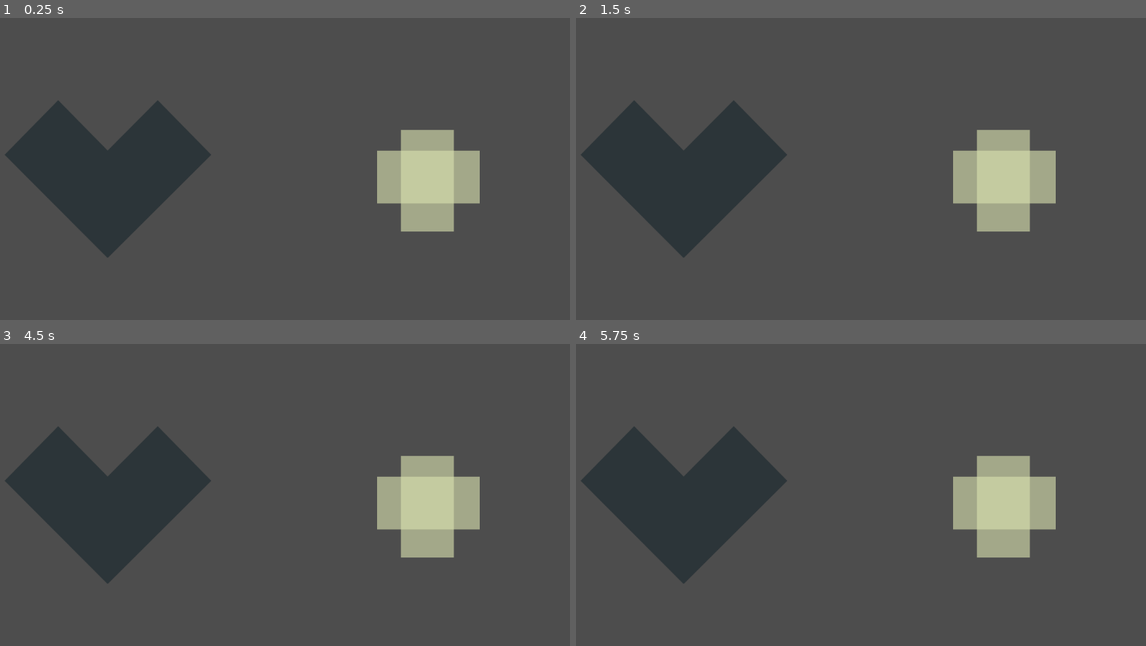
Above: before the commit, frames 1-4 (two rows, left to right).
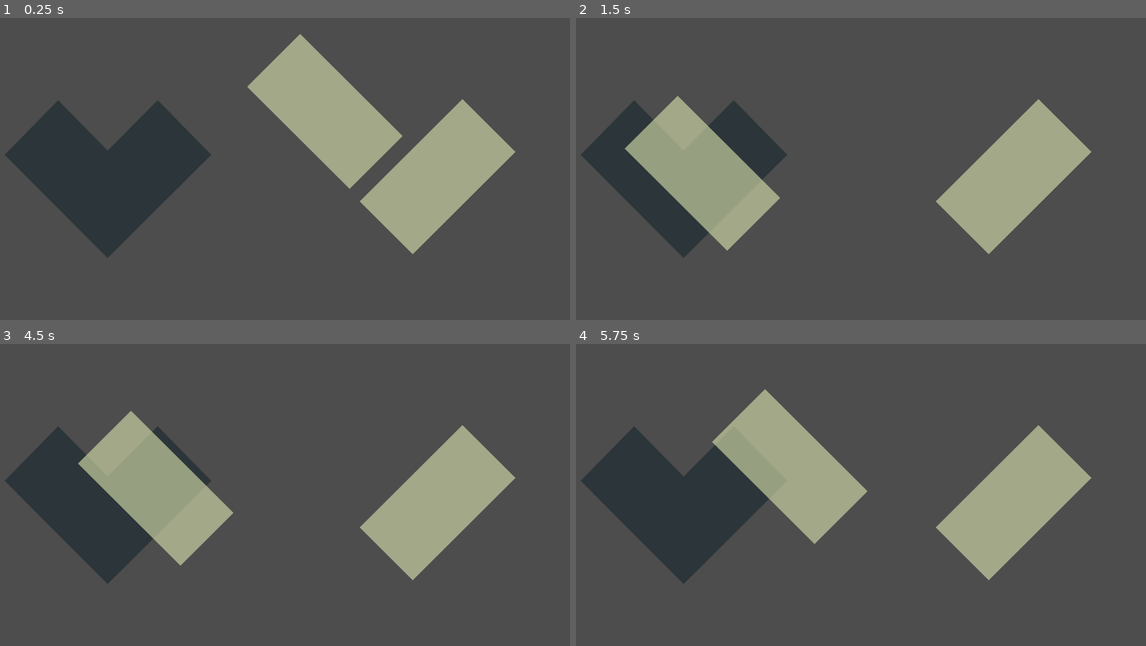
Above: after the commit, the same moments.

Repository: krushn-a/ArcadeGames
Game: Godot game, scene res://Level/Main Scene/TutorialScene/Tutorial1.tscn
Same seed, same stepped clock (60 frames per second), same inputs: the game is played once before the commit and once after it.
Inputs (mouse positions are in pixels of both pictures, inside the frame that each line leads up to):
- Up to frame 1 (0.25 s): no input
- Up to frame 2 (1.5 s): tap Enter at 0.5 s; drag from (883, 117) to (684, 178) at 0.52 s; tap Space at 1.25 s; drag from (1066, 57) to (684, 178) at 1.27 s
- Up to frame 3 (4.5 s): tap Enter at 2, 3.5 s; move the mouse to (336, 434) at 2.02 s; press the mouse at (336, 434) at 2.03 s; release the mouse at (336, 434) at 2.75 s; tap Space at 2.75, 4.25 s; drag from (250, 570) to (307, 443) at 2.77 s; move the mouse to (456, 552) at 3.52 s; press the mouse at (456, 552) at 3.53 s; release the mouse at (456, 552) at 4.25 s; drag from (102, 455) to (193, 422) at 4.27 s
- Up to frame 4 (5.75 s): move the mouse to (883, 504) at 5.02 s; press the mouse at (883, 504) at 5.03 s

The runs differ from the first frame. In frame 1, 11% of the frame differs, in the area x 43-91%, y 5-79%; in frame 2, 11%, in the area x 8-91%, y 25-79%; in frame 3, 11%; in frame 4, 11%.

Commit message:
added silhoutte matching functionality

Diff:
--- a/Shapes/Level/Main Scene/TutorialScene/Tutorial1.tscn
+++ b/Shapes/Level/Main Scene/TutorialScene/Tutorial1.tscn
@@ -15,13 +15,14 @@
 position = Vector2(-547, 1)
 
 [node name="RectangleNode" parent="." instance=ExtResource("2_h0wqr")]
-position = Vector2(87.000015, -195.99997)
-scale = Vector2(0.7, 0.7)
+position = Vector2(145.99997, -216)
+rotation = -0.7853982
+scale = Vector2(0.995, 0.995)
 
 [node name="RectangleNode2" parent="." instance=ExtResource("2_h0wqr")]
-position = Vector2(679, -392.00003)
-rotation = 1.5707964
-scale = Vector2(0.7, 0.7)
+position = Vector2(505.99994, -6.9999895)
+rotation = 0.7853982
+scale = Vector2(0.995, 0.995)
 
 [node name="Node" type="Node2D" parent="."]
 script = ExtResource("3_h0wqr")
--- a/Shapes/Level/SubScenes/Rectangle.tscn
+++ b/Shapes/Level/SubScenes/Rectangle.tscn
@@ -7,13 +7,11 @@
 script = ExtResource("1_c3661")
 
 [node name="Vector2" type="Sprite2D" parent="."]
-position = Vector2(552, 289)
 texture = ExtResource("1_ijah0")
 
 [node name="Area2D" type="Area2D" parent="."]
 
 [node name="CollisionPolygon2D" type="CollisionPolygon2D" parent="Area2D"]
-position = Vector2(550, 289)
 polygon = PackedVector2Array(-119, -228, 116, -228, 116, 229, -118, 230)
 
 [connection signal="input_event" from="Area2D" to="." method="_on_area_2d_input_event"]
--- a/Shapes/System/Scripts Manager/InputManager.gd
+++ b/Shapes/System/Scripts Manager/InputManager.gd
@@ -4,32 +4,16 @@
 var offset: Vector2
 
 func _ready():
-	# Debug: Print all Area2D nodes in the scene
+	# Fix CollisionPolygon2D build_mode for Area2D shapes
 	await get_tree().process_frame
-	print("\n=== Debugging Area2D nodes ===")
 	for node in get_tree().get_nodes_in_group("draggable"):
-		print("Draggable node:", node.name, "at position:", node.global_position)
 		for child in node.get_children():
 			if child is Area2D:
-				print("  - Has Area2D child:", child.name, "at global pos:", child.global_position)
-				print("    Collision layer:", child.collision_layer)
-				print("    Collision mask:", child.collision_mask)
-				print("    Monitorable:", child.monitorable)
-				print("    Monitoring:", child.monitoring)
 				for collision_child in child.get_children():
 					if collision_child is CollisionPolygon2D:
-						print("    - Collision shape:", collision_child.name, "at global pos:", collision_child.global_position)
-						print("      Local position:", collision_child.position)
-						print("      Polygon points:", collision_child.polygon.size(), "disabled:", collision_child.disabled)
-						print("      Build mode:", collision_child.build_mode)
-						# FIX: Change build_mode from 1 (segments) to 0 (solids) for Area2D
+						# Fix: Change build_mode from 1 (segments) to 0 (solids) for Area2D
 						if collision_child.build_mode == 1:
-							print("      WARNING: Fixing build_mode from 1 to 0")
 							collision_child.build_mode = 0
-					elif collision_child is CollisionShape2D:
-						print("    - Collision shape:", collision_child.name, "at global pos:", collision_child.global_position)
-						print("      Local position:", collision_child.position)
-	print("=== End debug ===\n")
 
 func _unhandled_input(event):
 	if event.is_action_pressed("Mouse_click_drag"):
@@ -59,8 +43,6 @@
 
 		var results = space_state.intersect_point(params)
 
-		print("Clicked at global:", global_mouse_pos, "Results:", results.size())
-
 		if results.size() > 0:
 			# Find the topmost draggable shape (highest z_index or scene tree order)
 			var topmost_shape: Node2D = null
@@ -68,13 +50,11 @@
 			var topmost_tree_index = -1
 
 			for res in results:
-				print("Hit Area2D:", res.collider.name, "Parent:", res.collider.get_parent().name)
 				# Check if the Area2D's parent is in the draggable group
 				var parent = res.collider.get_parent()
 				if parent and parent.is_in_group("draggable"):
 					var shape_z = parent.z_index
 					var shape_tree_index = parent.get_index()
-					print("  Shape z_index:", shape_z, "tree index:", shape_tree_index)
 
 					# Compare by z_index first, then by tree index if z_index is the same
 					if topmost_shape == null or shape_z > topmost_z_index or (shape_z == topmost_z_index and shape_tree_index > topmost_tree_index):
@@ -85,22 +65,14 @@
 			if topmost_shape:
 				selected_shape = topmost_shape
 				offset = selected_shape.global_position - global_mouse_pos
-				print("Selected topmost shape:", selected_shape.name, "z:", topmost_z_index, "index:", topmost_tree_index)
 
 				# Bring selected shape to front by moving it to the end of parent's children
 				var parent = selected_shape.get_parent()
 				if parent:
 					parent.move_child(selected_shape, parent.get_child_count() - 1)
-					print("Moved", selected_shape.name, "to front")
 				return
-			else:
-				print("Hit something but not draggable")
-		else:
-			print("No shape hit")
 
 	elif event.is_action_released("Mouse_click_drag"):
-		if selected_shape:
-			print("Released:", selected_shape.name)
 		selected_shape = null
 
 	elif event is InputEventMouseMotion and selected_shape:
--- a/Shapes/System/Scripts Manager/ShapeMatch.gd
+++ b/Shapes/System/Scripts Manager/ShapeMatch.gd
@@ -2,7 +2,8 @@
 
 @export var silhouette_node_path: NodePath
 @export var required_shapes: Array[NodePath]
-@export var match_threshold: float = 0.85  # 85% coverage needed
+@export var match_threshold: float = 0.95  # 95% coverage needed (stricter)
+@export var overhang_penalty: float = 0.3  # Penalty for shapes outside silhouette
 
 signal level_completed
 
@@ -37,13 +38,19 @@
 	for shape_path in required_shapes:
 		var shape = get_node_or_null(shape_path)
 		if shape:
-			var shape_poly: CollisionPolygon2D = shape.get_node_or_null("CollisionPolygon2D")
-			if shape_poly:
-				var world_poly = shape_to_world(shape, shape_poly.polygon)
-				shape_polygons.append(world_poly)
+			# Look for CollisionPolygon2D inside Area2D child
+			var area2d = shape.get_node_or_null("Area2D")
+			if area2d:
+				var shape_poly: CollisionPolygon2D = area2d.get_node_or_null("CollisionPolygon2D")
+				if shape_poly:
+					var world_poly = shape_to_world(area2d, shape_poly.polygon)
+					shape_polygons.append(world_poly)
 
 	if shape_polygons.is_empty():
 		return false
+
+	# Convert silhouette polygon to world space
+	var world_silhouette = shape_to_world(silhouette, silhouette_poly.polygon)
 
 	# merge all shape polygons into a single union
 	var merged_poly: Array = []
@@ -60,14 +67,28 @@
 
 	# compute overlap area between merged shapes and silhouette
 	var overlap_area: float = 0.0
+	var total_shapes_area: float = 0.0
+
 	for poly in merged_poly:
-		var intersections = Geometry2D.intersect_polygons(silhouette_poly.polygon, poly)
+		# Calculate how much of the shapes are inside the silhouette
+		var intersections = Geometry2D.intersect_polygons(world_silhouette, poly)
 		for inter in intersections:
 			overlap_area += polygon_area(inter)
 
+		# Calculate total area of merged shapes
+		total_shapes_area += polygon_area(poly)
+
+	# Calculate overhang (shapes outside silhouette)
+	var overhang_area = total_shapes_area - overlap_area
+
+	# Coverage of silhouette
 	var coverage = overlap_area / silhouette_area
-	print("Coverage:", coverage)
-	return coverage >= match_threshold
+
+	# Penalty for shapes sticking out
+	var overhang_ratio = overhang_area / silhouette_area
+	var final_score = coverage - (overhang_ratio * overhang_penalty)
+
+	return final_score >= match_threshold
 
 
 # --- Helper functions ---
